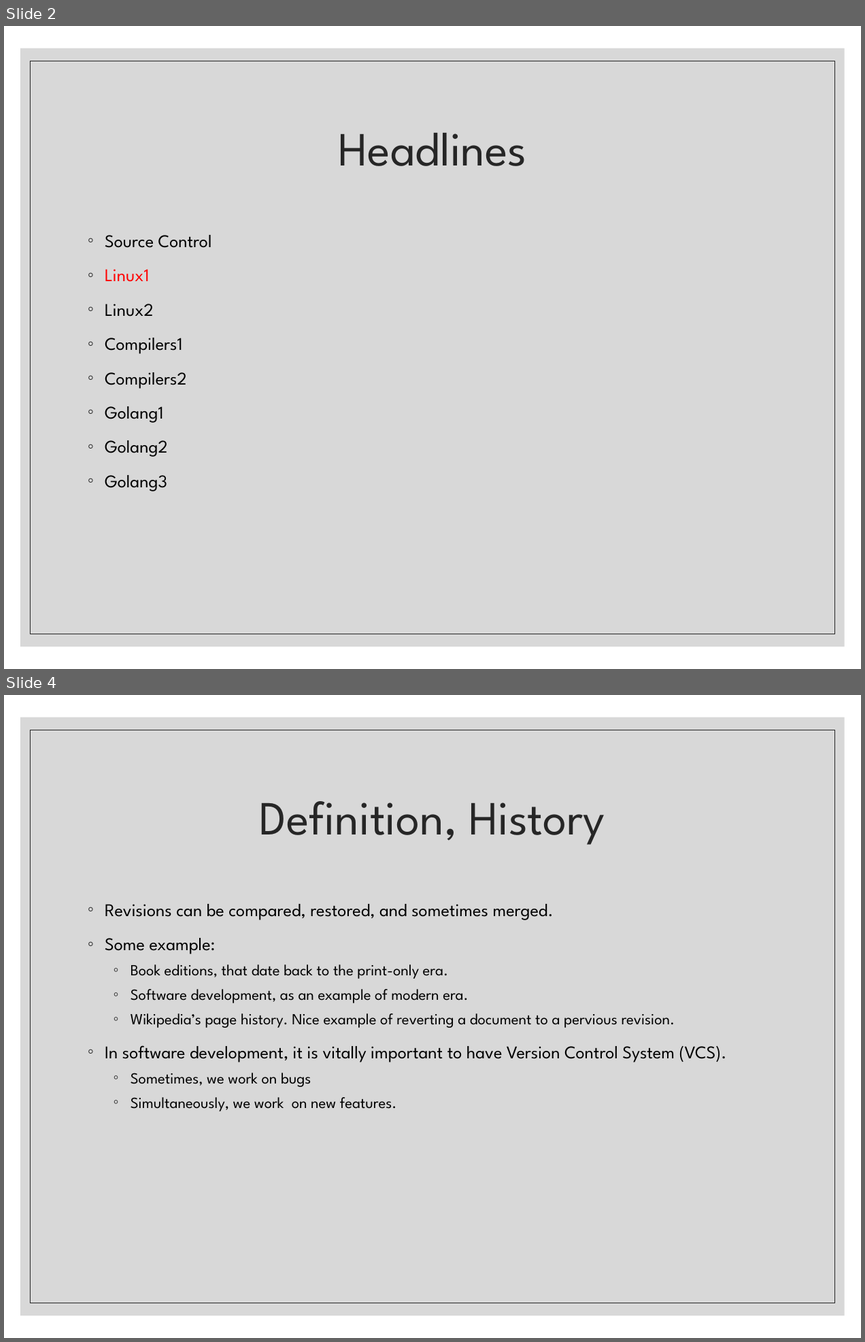
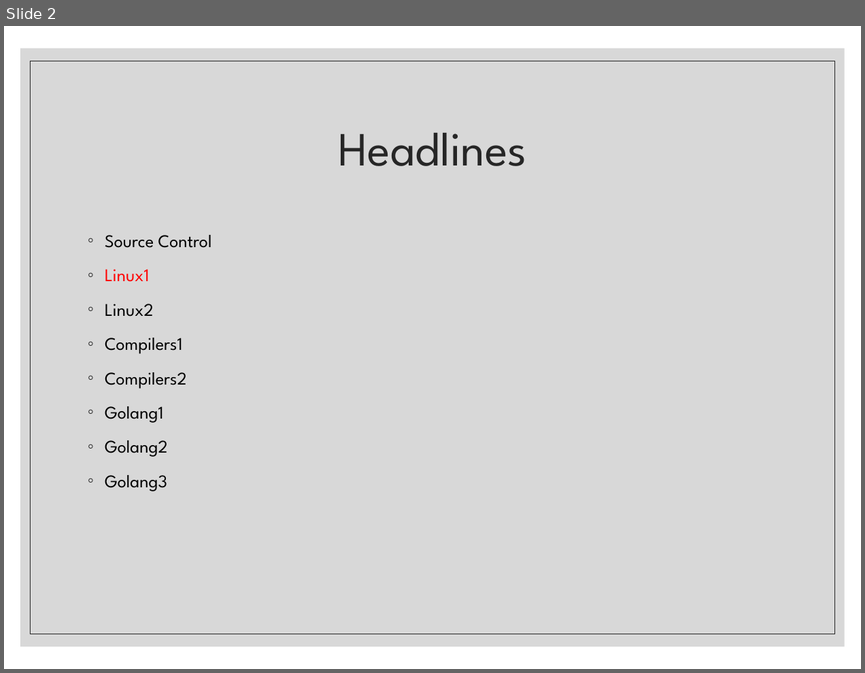
Before and after one commit to mostafa8026/ComputerProgramming-Basics, a slide deck: 02 - Linux 1.pptx. Shown one above the other, each under a label of ours: slides 2 and 4 before the commit, slide 2 after it; the slides between them are not shown. The pictures are 865x1342 and 865x673 pixels, drawn with LibreOffice and Linux fonts; fonts in the diff are those of the drawing. Boxes give left, top, right and bottom in pixels: in the first picture for what was removed or moved away, otherwise in the second. Text is boxed around its words. In the diff, an @@ line names an element or a change of style, - is before the commit and + after.

```diff
--- a/02 - Linux 1.pptx
+++ b/02 - Linux 1.pptx
@@ slide 4 removed at (4,695,861,1338), background #FFFFFF; not listed: 2 template elements that a slide beside it also shows @@
@@ title removed at (260,801,605,845) @@
-Definition, History
@@ text removed at (105,904,727,1111) @@
-◦ Revisions can be compared, restored, and sometimes merged.
-◦ Some example:
-  ◦ Book editions, that date back to the print-only era.
-  ◦ Software development, as an example of modern era.
-  ◦ Wikipedia’s page history. Nice example of reverting a document to a pervious revision.
-◦ In software development, it is vitally important to have Version Control System (VCS).
-  ◦ Sometimes, we work on bugs
-  ◦ Simultaneously, we work on new features.
```
Also in this commit, not shown: 1 slide changed, 9 other slides removed, 1 other file.
